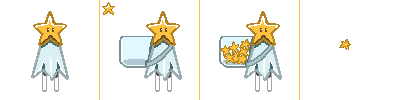
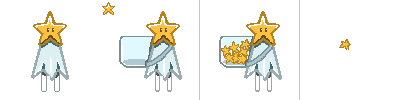
Layered file, before and after one edit (400x100). Changes by layer:
painted on "Star" over [99, 0, 100, 64]